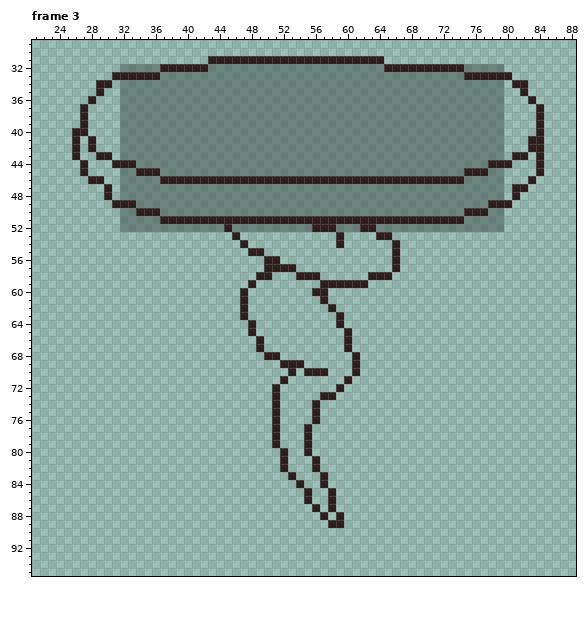
Pixel-art file -- OpenGL/Content/images/basic_bouncer_1.aseprite. The picture above is the old version.
112x112 pixels, 16 frames. Shown: frame 3: x 21..88, y 29..95. The commit also changed other frames, which this record leaves out.
After:
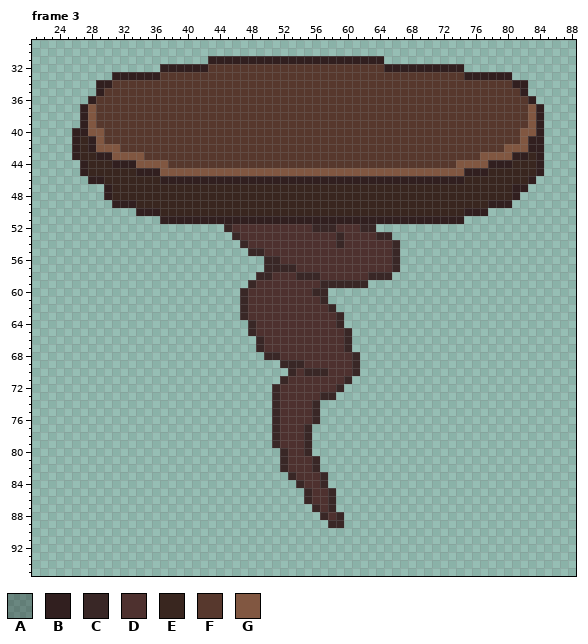
Palette (. is transparent): A #0000004a  B #311f1f  C #392726  D #4e312f  E #39261f  F #57382d  G #815741
Commit: Create animations for the bouncer mechanic.
Change:
layer "Layer 1" now hidden
--- frame 3
@@ x 21..88 @@
 31 ......................BBBBBBBBBBBBBBBBBBBBBB........................
-32 ...........AAAAABBBBBBAAAAAAAAAAAAAAAAAAAAAABBBBBBBBBBAAAAA.........
-33 ..........BBBBBBAAAAAAAAAAAAAAAAAAAAAAAAAAAAAAAAAAAAAABBBBBB........
-34 ........BB.AAAAAAAAAAAAAAAAAAAAAAAAAAAAAAAAAAAAAAAAAAAAAAAA.BB......
-35 ........B..AAAAAAAAAAAAAAAAAAAAAAAAAAAAAAAAAAAAAAAAAAAAAAAA..B......
-36 .......B...AAAAAAAAAAAAAAAAAAAAAAAAAAAAAAAAAAAAAAAAAAAAAAAA...B.....
-37 ......B....AAAAAAAAAAAAAAAAAAAAAAAAAAAAAAAAAAAAAAAAAAAAAAAA....B....
-38 ......B....AAAAAAAAAAAAAAAAAAAAAAAAAAAAAAAAAAAAAAAAAAAAAAAA....B....
-39 ......B....AAAAAAAAAAAAAAAAAAAAAAAAAAAAAAAAAAAAAAAAAAAAAAAA....B....
-40 .....BB....AAAAAAAAAAAAAAAAAAAAAAAAAAAAAAAAAAAAAAAAAAAAAAAA....B....
-41 .....B.B...AAAAAAAAAAAAAAAAAAAAAAAAAAAAAAAAAAAAAAAAAAAAAAAA...BB....
-42 .....B.B...AAAAAAAAAAAAAAAAAAAAAAAAAAAAAAAAAAAAAAAAAAAAAAAA...BB....
-43 .....B..BB.AAAAAAAAAAAAAAAAAAAAAAAAAAAAAAAAAAAAAAAAAAAAAAAA.BB.B....
-44 ......B...BBBAAAAAAAAAAAAAAAAAAAAAAAAAAAAAAAAAAAAAAAAAAAABBB...B....
-45 ......B....AABBBAAAAAAAAAAAAAAAAAAAAAAAAAAAAAAAAAAAAAABBBAA....B....
-46 .......BB..AAAAABBBBBBBBBBBBBBBBBBBBBBBBBBBBBBBBBBBBBBAAAAA...B.....
-47 .........B.AAAAAAAAAAAAAAAAAAAAAAAAAAAAAAAAAAAAAAAAAAAAAAAA.BB......
-48 .........B.AAAAAAAAAAAAAAAAAAAAAAAAAAAAAAAAAAAAAAAAAAAAAAAA.B.......
-49 ..........BBBAAAAAAAAAAAAAAAAAAAAAAAAAAAAAAAAAAAAAAAAAAAABBB........
-50 ...........AABBBAAAAAAAAAAAAAAAAAAAAAAAAAAAAAAAAAAAAAABBBAA.........
-51 ...........AAAAABBBBBBBBBBBBBBBBBBBBBBBBBBBBBBBBBBBBBBAAAAA.........
-52 ...........AAAAAAAAAAAAABAAAAAAAAAABBBAAABBAAAAAAAAAAAAAAAA.........
-53 .........................B............B....BB.......................
-54 ..........................B...........B......B......................
-55 ...........................BB................B......................
-56 .............................BB..............B......................
-57 .............................BBBB............B......................
-58 ............................BB...BBB......BBB.......................
-59 ...........................B........BBBBBB..........................
-60 ..........................B........BB...............................
-61 ..........................B.........B...............................
-62 ..........................B..........B..............................
-63 ..........................B...........B.............................
-64 ...........................B..........B.............................
-65 ...........................B...........B............................
-66 ............................B..........B............................
-67 ............................B..........B............................
-68 .............................BB.........B...........................
-69 ...............................BBB......B...........................
-70 ................................B.BBB...B...........................
-71 ...............................B.......B............................
-72 ..............................B.......B.............................
-73 ..............................B.....BB..............................
-74 ..............................B....B................................
-75 ..............................B....B................................
-76 ..............................B....B................................
-77 ..............................B...B.................................
-78 ..............................B...B.................................
-79 ..............................B...B.................................
-80 ...............................B..B.................................
-81 ...............................B...B................................
-82 ...............................B...B................................
-83 ................................B...B...............................
-84 .................................B..B...............................
-85 ..................................B..B..............................
-86 ..................................B..B..............................
-87 ...................................B.B..............................
-88 ....................................B.B.............................
-89 .....................................BB.............................
+32 ................BBBBBBFFFFFFFFFFFFFFFFFFFFFFBBBBBBBBBB..............
+33 ..........BBBBBBFFFFFFFFFFFFFFFFFFFFFFFFFFFFFFFFFFFFFFBBBBBB........
+34 ........BBFFFFFFFFFFFFFFFFFFFFFFFFFFFFFFFFFFFFFFFFFFFFFFFFFFBB......
+35 ........BFFFFFFFFFFFFFFFFFFFFFFFFFFFFFFFFFFFFFFFFFFFFFFFFFFFFB......
+36 .......BFFFFFFFFFFFFFFFFFFFFFFFFFFFFFFFFFFFFFFFFFFFFFFFFFFFFFFB.....
+37 ......BGFFFFFFFFFFFFFFFFFFFFFFFFFFFFFFFFFFFFFFFFFFFFFFFFFFFFFFGB....
+38 ......BGFFFFFFFFFFFFFFFFFFFFFFFFFFFFFFFFFFFFFFFFFFFFFFFFFFFFFFGB....
+39 ......BGFFFFFFFFFFFFFFFFFFFFFFFFFFFFFFFFFFFFFFFFFFFFFFFFFFFFFFGB....
+40 .....BBGGFFFFFFFFFFFFFFFFFFFFFFFFFFFFFFFFFFFFFFFFFFFFFFFFFFFFGGB....
+41 .....BEBGFFFFFFFFFFFFFFFFFFFFFFFFFFFFFFFFFFFFFFFFFFFFFFFFFFFFGBB....
+42 .....BEBGGGFFFFFFFFFFFFFFFFFFFFFFFFFFFFFFFFFFFFFFFFFFFFFFFFGGGBB....
+43 .....BEEBBGGGGFFFFFFFFFFFFFFFFFFFFFFFFFFFFFFFFFFFFFFFFFFGGGGBBEB....
+44 ......BEEEBBBGGGGFFFFFFFFFFFFFFFFFFFFFFFFFFFFFFFFFFFFGGGGBBBEEEB....
+45 ......BEEEEEEBBBGGGGGGGGGGGGGGGGGGGGGGGGGGGGGGGGGGGGGGBBBEEEEEEB....
+46 .......BBEEEEEEEBBBBBBBBBBBBBBBBBBBBBBBBBBBBBBBBBBBBBBEEEEEEEEB.....
+47 .........BEEEEEEEEEEEEEEEEEEEEEEEEEEEEEEEEEEEEEEEEEEEEEEEEEEBB......
+48 .........BEEEEEEEEEEEEEEEEEEEEEEEEEEEEEEEEEEEEEEEEEEEEEEEEEEB.......
+49 ..........BBBEEEEEEEEEEEEEEEEEEEEEEEEEEEEEEEEEEEEEEEEEEEEBBB........
+50 .............BBBEEEEEEEEEEEEEEEEEEEEEEEEEEEEEEEEEEEEEEBBB...........
+51 ................BBBBBBBBBBBBBBBBBBBBBBBBBBBBBBBBBBBBBB..............
+52 ........................CDDDDDDDDDDCCCDDDCC.........................
+53 .........................CDDDDDDDDDDDDCDDDDCC.......................
+54 ..........................CDDDDDDDDDDDCDDDDDDC......................
+55 ...........................CCDDDDDDDDDDDDDDDDC......................
+56 .............................CCDDDDDDDDDDDDDDC......................
+57 .............................CCCCDDDDDDDDDDDDC......................
+58 ............................CCDDDCCCDDDDDDCCC.......................
+59 ...........................CDDDDDDDDCCCCCC..........................
+60 ..........................CDDDDDDDDCC...............................
+61 ..........................CDDDDDDDDDC...............................
+62 ..........................CDDDDDDDDDDC..............................
+63 ..........................CDDDDDDDDDDDC.............................
+64 ...........................CDDDDDDDDDDC.............................
+65 ...........................CDDDDDDDDDDDC............................
+66 ............................CDDDDDDDDDDC............................
+67 ............................CDDDDDDDDDDC............................
+68 .............................CCDDDDDDDDDC...........................
+69 ...............................CCCDDDDDDC...........................
+70 ................................CDCCCDDDC...........................
+71 ...............................CDDDDDDDC............................
+72 ..............................CDDDDDDDC.............................
+73 ..............................CDDDDDCC..............................
+74 ..............................CDDDDC................................
+75 ..............................CDDDDC................................
+76 ..............................CDDDDC................................
+77 ..............................CDDDC.................................
+78 ..............................CDDDC.................................
+79 ..............................CDDDC.................................
+80 ...............................CDDC.................................
+81 ...............................CDDDC................................
+82 ...............................CDDDC................................
+83 ................................CDDDC...............................
+84 .................................CDDC...............................
+85 ..................................CDDC..............................
+86 ..................................CDDC..............................
+87 ...................................CDC..............................
+88 ....................................CDC.............................
+89 .....................................CC.............................
 90 ....................................................................
Changed places in both pictures, as pixel boxes (x1, y1, x2, y2):
changed: (80, 64, 536, 528)
